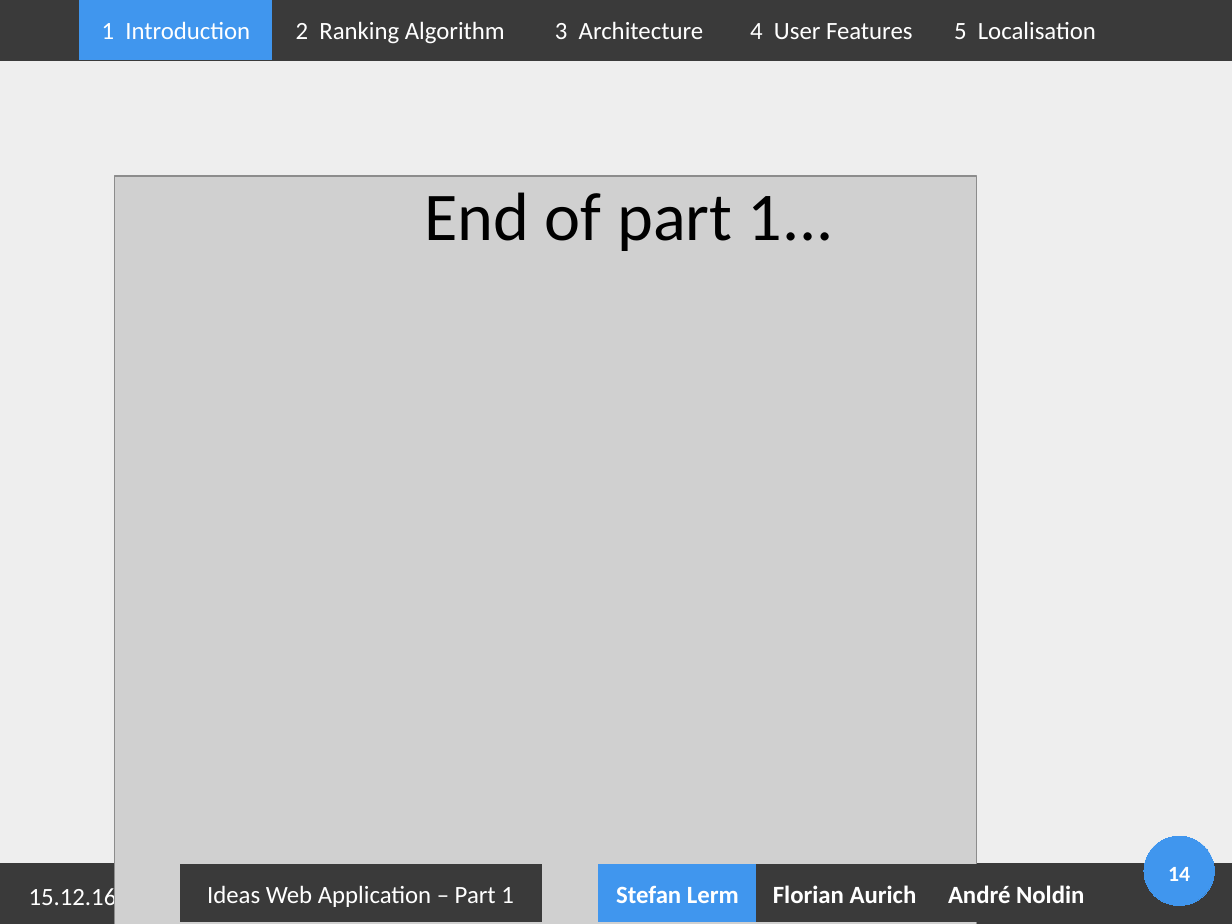
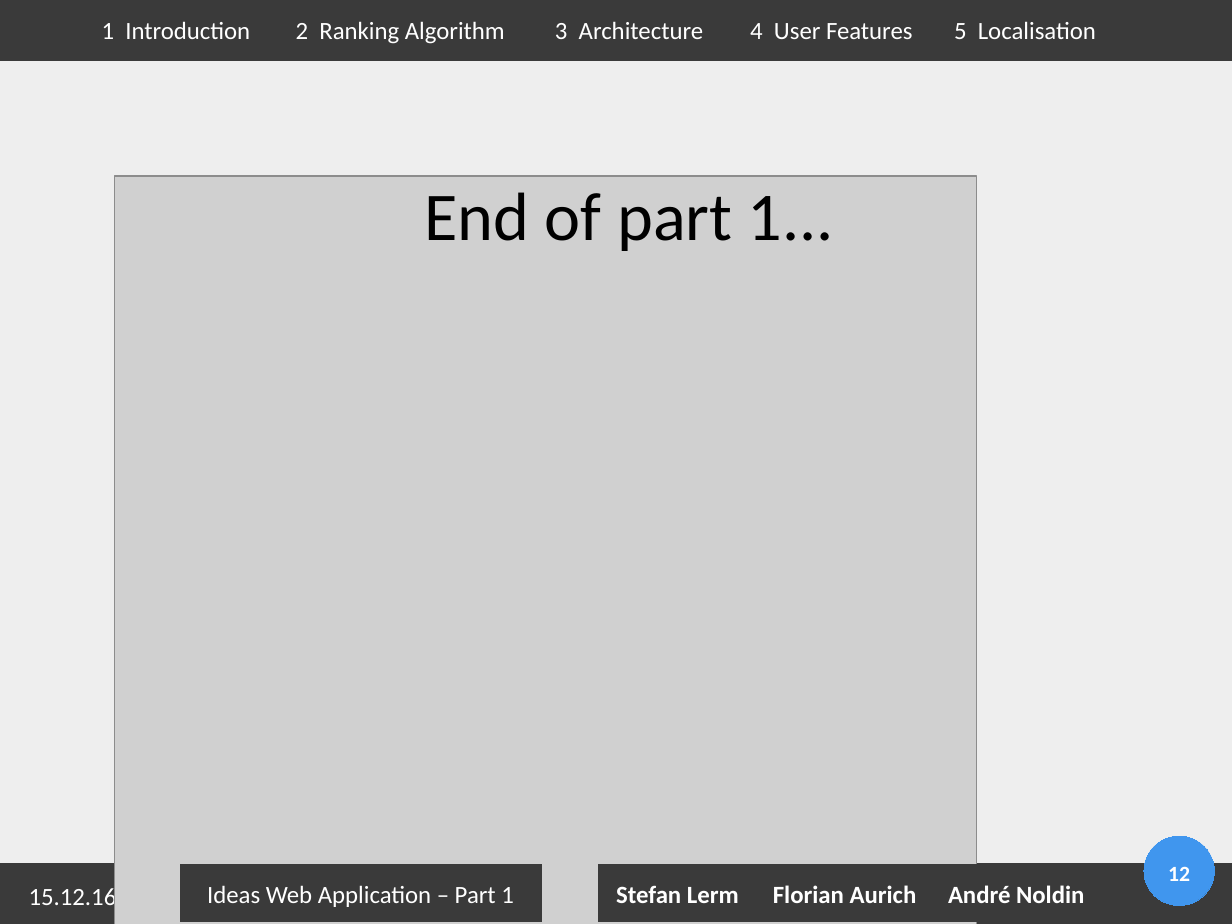
Before and after one commit to Geopras/IdeaWatcher, a slide deck: slide 12 of presentation/part1.odp (slide 14 before the commit). Drawn at 1232x924 pixels with LibreOffice and Linux fonts; fonts in the diff are those of the drawing; grey boxes stand for pictures; background and template pictures are left out. Boxes give left, top, right and bottom in pixels: in the first picture for what was removed or moved away, otherwise in the second. Text is boxed around its words. In the diff, an @@ line names an element or a change of style, - is before the commit and + after.

```diff
--- a/presentation/part1.odp
+++ b/presentation/part1.odp
@@ rectangle "1 Introduction" at (79,0,273,59): fill #4096EE to #3A3A3A; outline #4096EE 0 pt to #3A3A3A 0 pt @@
@@ rectangle "Stefan Lerm" at (598,865,757,922): fill #4096EE to #3A3A3A; outline #4096EE 0 pt to #3A3A3A 0 pt @@
@@ page number at (1168,866,1190,881): text changed @@
-14
+12
```
Also in this commit, not shown: 3 other slides changed, 2 slides removed, 2 other files.
